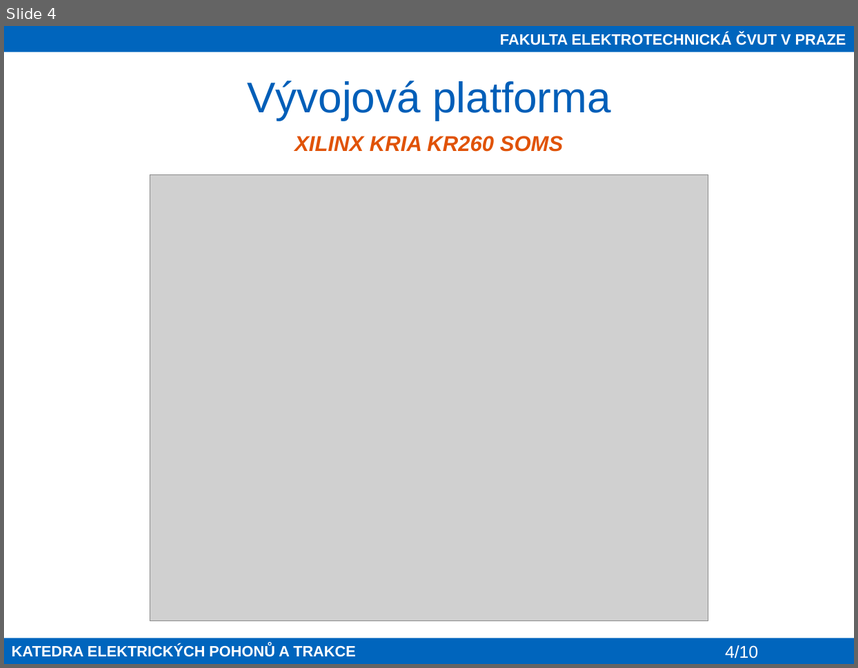
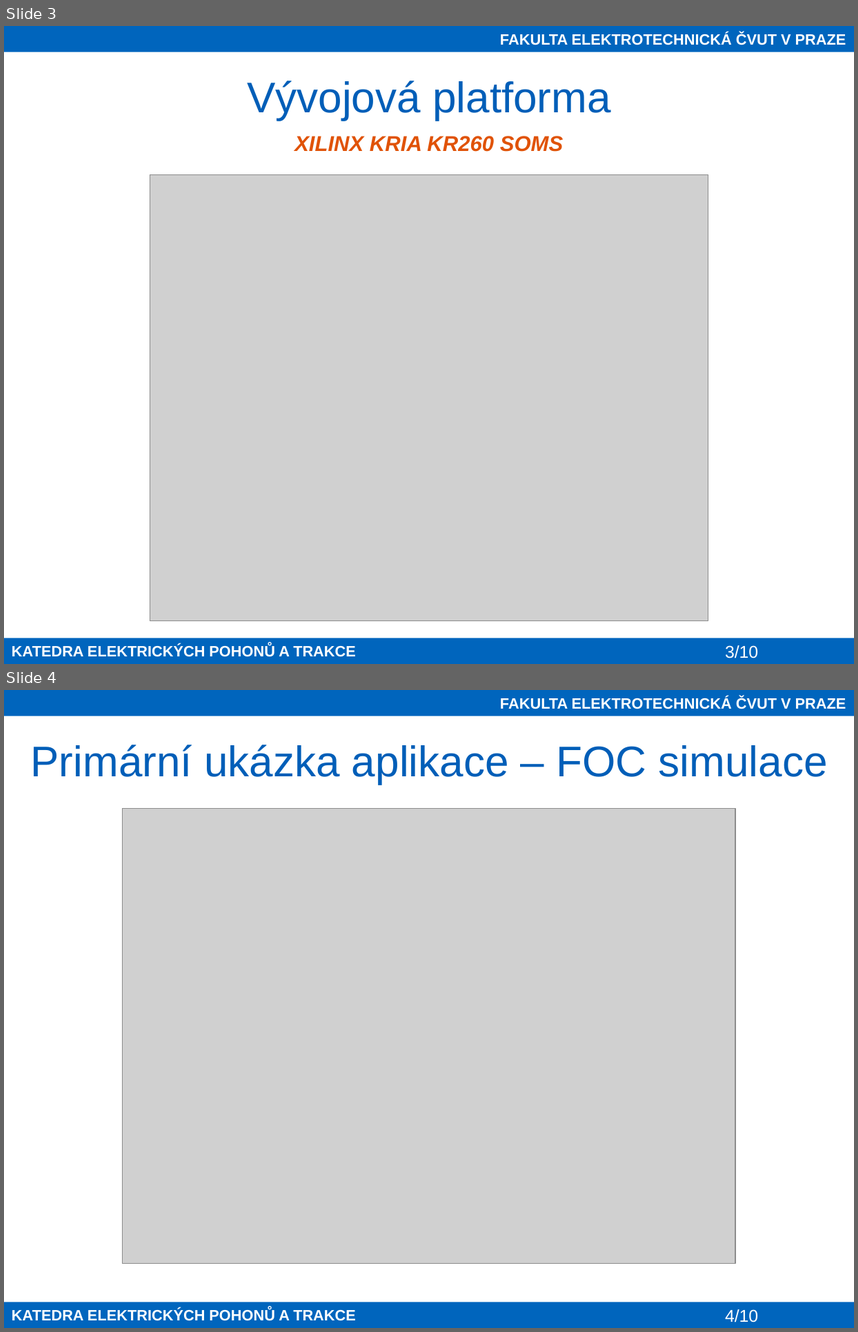
Before and after one commit to petrzakopal/dp, a slide deck: presentation/Zakopal_prezentace.pptx. Shown one above the other, each under a label of ours: slide 4 before the commit, slides 3 and 4 after it. The pictures are 858x668 and 858x1332 pixels, drawn with LibreOffice and Linux fonts; fonts in the diff are those of the drawing; grey boxes stand for pictures; background and template pictures are left out. Boxes give left, top, right and bottom in pixels: in the first picture for what was removed or moved away, otherwise in the second. Text is boxed around its words. In the diff, an @@ line names an element or a change of style, - is before the commit and + after.

```diff
--- a/presentation/Zakopal_prezentace.pptx
+++ b/presentation/Zakopal_prezentace.pptx
@@ slide 4 added at [4, 690, 854, 1328], background #FFFFFF; not listed: 3 template elements that a slide beside it also shows @@
@@ title added at [31, 745, 828, 784], 40 pt, text #005EB8 @@
+Primární ukázka aplikace – FOC simulace
@@ picture added at [123, 808, 736, 1263] @@
@@ what was slide 4 is now slide 3 @@
@@ page number at [725, 645, 758, 658]: text changed @@
-4/10
+3/10
```
Also in this commit, not shown: 2 slides changed, 1 slide removed, 10 other files.
